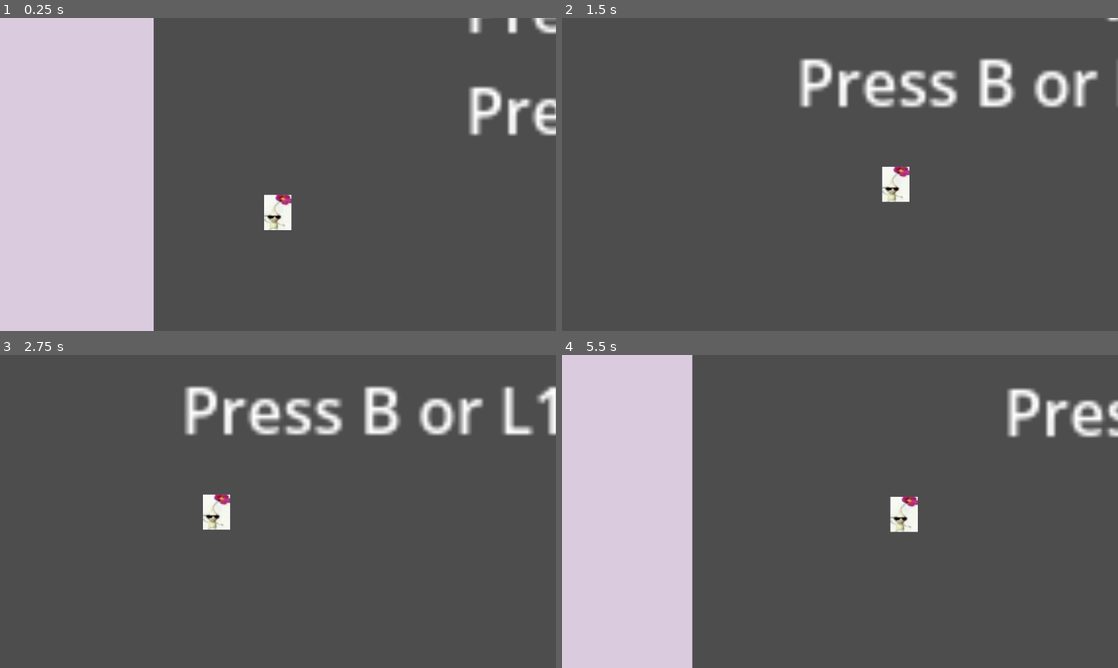
Above: before the commit, frames 1-4 (two rows, left to right).
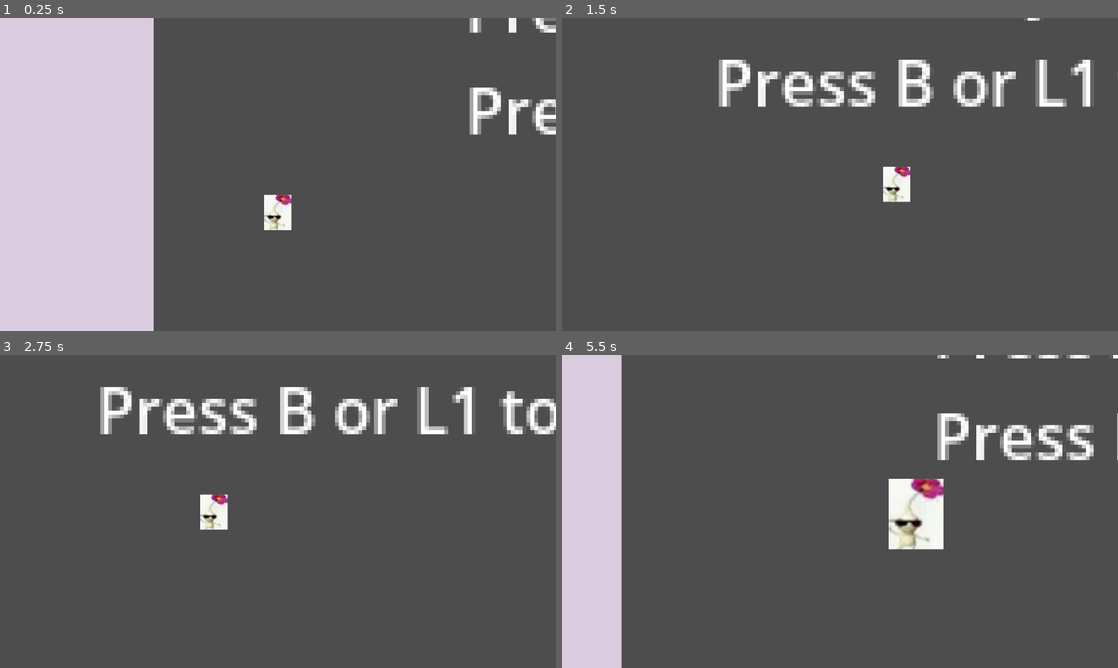
Above: after the commit, the same moments.

Repository: FabGb/UPRM-The-Ultimate-Game-Jam-2026
Game: Godot game, scene res://scenes/Main.tscn
Same seed, same stepped clock (60 frames per second), same inputs: the game is played once before the commit and once after it.
Inputs:
- Up to frame 1 (0.25 s): no input
- Up to frame 2 (1.5 s): tap A at 0.5, 1.25 s; hold Right (ui_right) from 0.53 s (still down); tap Shift (Dash, bound only after the commit) at 0.6 s; tap Enter (ui_accept) at 0.77 s; tap E (Power_Use, bound only after the commit) at 0.8, 1.35 s
- Up to frame 3 (2.75 s): tap Enter (ui_accept) at 1.52 s; tap Shift (Dash, bound only after the commit) at 1.55, 2.1 s; tap A at 2 s; release Right (ui_right) at 2.03 s; hold Left (ui_left) from 2.03 s (still down); tap E (Power_Use, bound only after the commit) at 2.3 s
- Up to frame 4 (5.5 s): tap A at 2.75, 3.5, 4.25 s; tap E (Power_Use, bound only after the commit) at 2.85, 3.8, 4.35, 5.3 s; tap Enter (ui_accept) at 3.02, 3.77, 4.52 s; tap Shift (Dash, bound only after the commit) at 3.05, 3.6, 4.55, 5.1 s; release Left (ui_left) at 4.28 s; hold Right (ui_right) from 4.28 s (still down)

The runs differ from the first frame. In frame 1, 0.8% of the frame differs, in the area x 84-100%, y 0-38%; in frame 2, 6.3%; in frame 3, 7.5%; in frame 4, 19%, in the area x 10-100%, y 0-100%.

Commit message:
Added power up

Diff:
--- a/ultimate_game_jam_2026/project.godot
+++ b/ultimate_game_jam_2026/project.godot
@@ -50,11 +50,13 @@
 "deadzone": 0.2,
 "events": [Object(InputEventJoypadButton,"resource_local_to_scene":false,"resource_name":"","device":-1,"button_index":9,"pressure":0.0,"pressed":true,"script":null)
 , Object(InputEventJoypadButton,"resource_local_to_scene":false,"resource_name":"","device":-1,"button_index":1,"pressure":0.0,"pressed":true,"script":null)
+, Object(InputEventKey,"resource_local_to_scene":false,"resource_name":"","device":-1,"window_id":0,"alt_pressed":false,"shift_pressed":false,"ctrl_pressed":false,"meta_pressed":false,"pressed":false,"keycode":0,"physical_keycode":4194325,"key_label":0,"unicode":0,"location":0,"echo":false,"script":null)
 ]
 }
 Power_Use={
 "deadzone": 0.2,
 "events": [Object(InputEventJoypadButton,"resource_local_to_scene":false,"resource_name":"","device":-1,"button_index":2,"pressure":0.0,"pressed":true,"script":null)
+, Object(InputEventKey,"resource_local_to_scene":false,"resource_name":"","device":-1,"window_id":0,"alt_pressed":false,"shift_pressed":false,"ctrl_pressed":false,"meta_pressed":false,"pressed":false,"keycode":0,"physical_keycode":69,"key_label":0,"unicode":101,"location":0,"echo":false,"script":null)
 ]
 }
 
@@ -64,4 +66,5 @@
 
 [rendering]
 
+textures/canvas_textures/default_texture_filter=0
 rendering_device/driver.windows="d3d12"
--- a/ultimate_game_jam_2026/scenes/Main.tscn
+++ b/ultimate_game_jam_2026/scenes/Main.tscn
@@ -2,9 +2,18 @@
 
 [ext_resource type="PackedScene" uid="uid://v4gh4tjacqmn" path="res://scenes/player.tscn" id="1_glv2v"]
 [ext_resource type="Texture2D" uid="uid://g4vt4mqeaebt" path="res://assets/Screenshot_2026-03-27_19-51-44.png" id="2_rvslj"]
+[ext_resource type="PackedScene" uid="uid://cap4sae5plgfy" path="res://scenes/phone_power_up.tscn" id="3_rarhs"]
+[ext_resource type="Script" uid="uid://bdt00oyfcaqrc" path="res://scripts/power_up.gd" id="4_vcsgt"]
+[ext_resource type="PackedScene" uid="uid://bb60hq4rch02s" path="res://scenes/killable.tscn" id="5_c01mt"]
+[ext_resource type="Script" uid="uid://c00u2jvnfqwp8" path="res://scripts/killable.gd" id="6_nxtc6"]
 
 [sub_resource type="WorldBoundaryShape2D" id="WorldBoundaryShape2D_uwrxv"]
 distance = -1.0
+
+[sub_resource type="RectangleShape2D" id="RectangleShape2D_c01mt"]
+size = Vector2(6, 6)
+
+[sub_resource type="RectangleShape2D" id="RectangleShape2D_jlsqs"]
 
 [node name="Main" type="Node2D" unique_id=1637081848]
 
@@ -12,6 +21,16 @@
 position = Vector2(-181, -58)
 scale = Vector2(0.30507612, 0.509772)
 texture = ExtResource("2_rvslj")
+
+[node name="Tutorial Text" type="Node2D" parent="." unique_id=1759770357]
+
+[node name="Label" type="Label" parent="Tutorial Text" unique_id=690064761]
+offset_left = 49.0
+offset_top = -62.0
+offset_right = 212.0
+offset_bottom = -13.0
+text = "Press A to jump
+Press B or L1 to Dash"
 
 [node name="StaticBody2D" type="StaticBody2D" parent="." unique_id=1584385123]
 position = Vector2(0, 7)
@@ -27,12 +46,21 @@
 zoom = Vector2(9, 9)
 position_smoothing_enabled = true
 
-[node name="Tutorial Text" type="Node2D" parent="." unique_id=1759770357]
+[node name="PhonePowerUp" parent="." unique_id=1813305990 instance=ExtResource("3_rarhs")]
+position = Vector2(29, -14)
+script = ExtResource("4_vcsgt")
 
-[node name="Label" type="Label" parent="Tutorial Text" unique_id=690064761]
-offset_left = 49.0
-offset_top = -62.0
-offset_right = 212.0
-offset_bottom = -13.0
-text = "Press A to jump
-Press B or L1 to Dash"
+[node name="CollisionShape2D" type="CollisionShape2D" parent="PhonePowerUp" unique_id=1319544814]
+shape = SubResource("RectangleShape2D_c01mt")
+
+[node name="Killable" parent="." unique_id=201793127 instance=ExtResource("5_c01mt")]
+position = Vector2(63, -24)
+collision_layer = 2
+collision_mask = 2
+script = ExtResource("6_nxtc6")
+
+[node name="CollisionShape2D" type="CollisionShape2D" parent="Killable" unique_id=601326879]
+shape = SubResource("RectangleShape2D_jlsqs")
+
+[connection signal="body_entered" from="PhonePowerUp" to="PhonePowerUp" method="_on_body_entered"]
+[connection signal="area_entered" from="Killable" to="Killable" method="_on_area_entered"]
--- /dev/null
+++ b/ultimate_game_jam_2026/scenes/killable.tscn
@@ -0,0 +1,3 @@
+[gd_scene format=3 uid="uid://bb60hq4rch02s"]
+
+[node name="Killable" type="Area2D" unique_id=201793127]
--- /dev/null
+++ b/ultimate_game_jam_2026/scenes/phone_power_up.tscn
@@ -0,0 +1,3 @@
+[gd_scene format=3 uid="uid://cap4sae5plgfy"]
+
+[node name="PowerUp" type="Area2D" unique_id=1813305990]
--- a/ultimate_game_jam_2026/scenes/player.tscn
+++ b/ultimate_game_jam_2026/scenes/player.tscn
@@ -7,6 +7,9 @@
 radius = 6.0
 
 [sub_resource type="SpriteFrames" id="SpriteFrames_qhqgy"]
+
+[sub_resource type="RectangleShape2D" id="RectangleShape2D_g2els"]
+size = Vector2(999.9977, 1666.6628)
 
 [node name="Player" type="CharacterBody2D" unique_id=578981327]
 script = ExtResource("1_3vyb7")
@@ -20,3 +23,13 @@
 [node name="Sprite2D" type="Sprite2D" parent="." unique_id=1752429080]
 scale = Vector2(0.014000045, 0.01800004)
 texture = ExtResource("2_g2els")
+
+[node name="PhoneAttackArea" type="Area2D" parent="." unique_id=613757407]
+position = Vector2(0, -9)
+scale = Vector2(0.014000045, 0.01800004)
+collision_layer = 2
+collision_mask = 2
+
+[node name="CollisionShape2D" type="CollisionShape2D" parent="PhoneAttackArea" unique_id=1199965354]
+position = Vector2(-1.5258789e-05, 0)
+shape = SubResource("RectangleShape2D_g2els")
--- /dev/null
+++ b/ultimate_game_jam_2026/scripts/killable.gd
@@ -0,0 +1,5 @@
+extends Area2D
+
+func _on_area_entered(area: Area2D) -> void:
+	queue_free()
+	pass # Replace with function body.
--- a/ultimate_game_jam_2026/scripts/player.gd
+++ b/ultimate_game_jam_2026/scripts/player.gd
@@ -3,7 +3,15 @@
 
 const SPEED = 90.0
 const JUMP_VELOCITY = -200.0
+@onready var attackArea = $PhoneAttackArea
 
+var gotPhonePowerUp = false
+var hasPhone = false
+
+func _ready() -> void:
+	attackArea.monitoring = false
+	attackArea.visible = false
+	attackArea.get_node("CollisionShape2D").disabled = true
 
 func _physics_process(delta: float) -> void:
 	# Add the gravity.
@@ -21,10 +29,51 @@
 		velocity.x = direction * SPEED
 		if Input.is_action_just_pressed("Dash"):
 			velocity.x = direction * (SPEED*15)
+
 	else:
 		velocity.x = move_toward(velocity.x, 0, SPEED)
 		if Input.is_action_just_pressed("Dash"):
 			velocity.x = move_toward(velocity.x,0,SPEED*15)
 
+	if Input.is_action_just_pressed("Power_Use") and hasPhone:
+		print("Attack")
+		attack(direction)
+
+	if gotPhonePowerUp:
+		# Changes the shape of the hitbox of the player to a rectangle; useful when turning into a phone
+		# var shape_node = get_node("CollisionShape2D")
+
+		# var new_shape = RectangleShape2D.new()
+		# new_shape.size = Vector2(50, 20)
+
+		# shape_node.set_deferred("shape", new_shape)
+
+		# Temporary differences
+		scale = Vector2(2, 2)
+
+		gotPhonePowerUp = false
+		hasPhone = true
+		print("Changed shape")
+
+
+
 
 	move_and_slide()
+
+
+func attack(direction: float) -> void:
+	var size = ($CollisionShape2D.shape as CircleShape2D).radius
+	var offset = Vector2(2 * size, -size)
+
+	if direction < 0:
+		offset.x = -offset.x
+
+	attackArea.position = offset
+
+	attackArea.monitoring = true
+	attackArea.visible = true
+	attackArea.get_node("CollisionShape2D").disabled = false
+	await get_tree().create_timer(0.2).timeout
+	attackArea.monitoring = false
+	attackArea.visible = false
+	attackArea.get_node("CollisionShape2D").disabled = true
--- /dev/null
+++ b/ultimate_game_jam_2026/scripts/power_up.gd
@@ -0,0 +1,17 @@
+extends Area2D
+
+
+# Called when the node enters the scene tree for the first time.
+func _ready() -> void:
+	pass # Replace with function body.
+
+
+# Called every frame. 'delta' is the elapsed time since the previous frame.
+func _process(delta: float) -> void:
+	pass
+
+func _on_body_entered(body: Node2D) -> void:
+	body.gotPhonePowerUp = true
+	queue_free()
+	print("Got Power Up")
+	pass # Replace with function body.
Not shown, added: ultimate_game_jam_2026/scripts/killable.gd.uid
Not shown, added: ultimate_game_jam_2026/scripts/power_up.gd.uid
